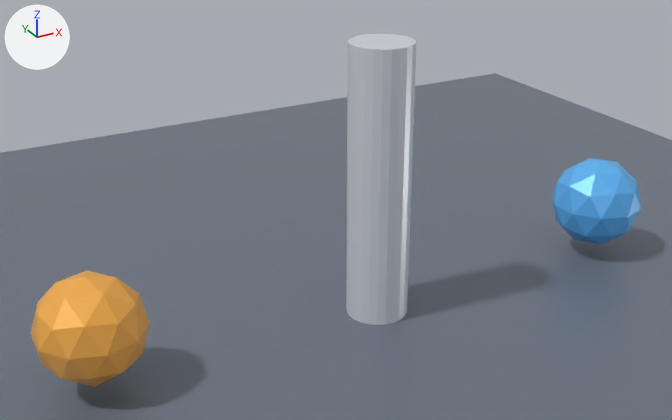
An edit to the glTF model examples/assets/ConstraintPoint.glb, drawn before and after from the same camera.
The view is the same before and after, from a 50 mm lens placed at (-3.95, -6.4, 4.29), pointed at (-0.37, 0.1, 1.04). Arrows for +X, +Y and +Z are at upper left; the lights stay in place. The first picture is the older version.

Objects in the first picture: 'Ground.001', 'PointPost.001', 'PointSphereA.001', 'PointSphereB.001'.
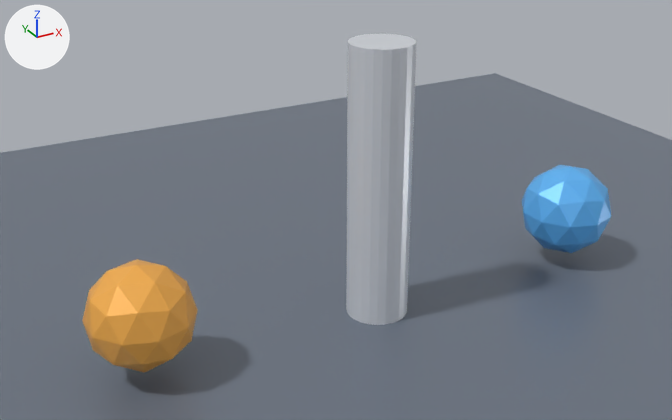
Location of each change, (x1, y1, x2, y2) in pixels of the pictures (672 x 420 px):
'PointSphereA.001', moved
    before: (30, 270, 150, 387)
    after: (82, 259, 198, 373)
'PointSphereB.001', moved
    before: (552, 158, 641, 245)
    after: (522, 165, 611, 253)

The edits, one by one:
Object 'PointSphereA.001' (ob_pointspherea_001) moves from (-2.6, 0.0, 0.55) to (-2.2, 0.0, 0.55).
Object 'PointSphereB.001' (ob_pointsphereb_001) moves from (2.6, 0.0, 0.55) to (2.2, 0.0, 0.55).
